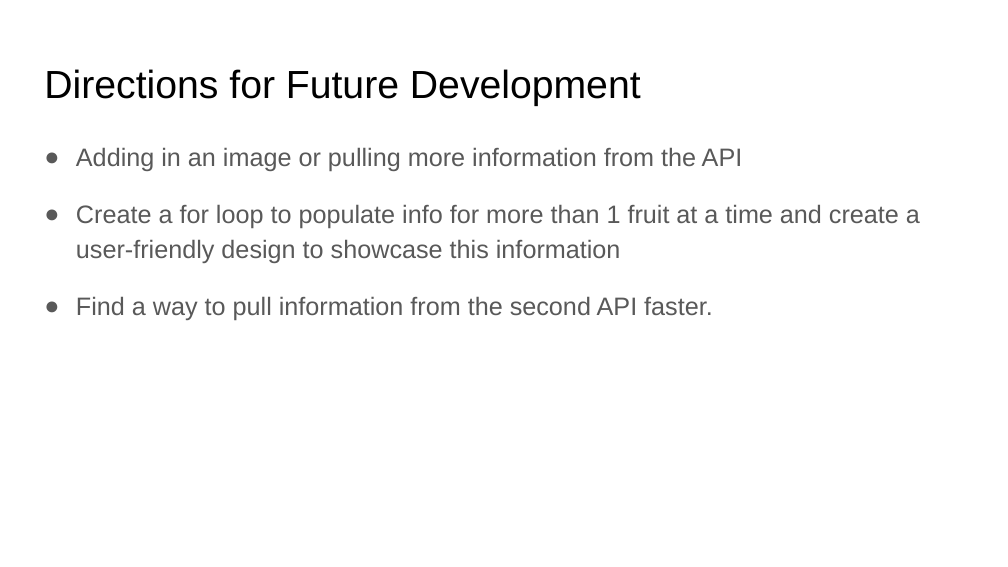
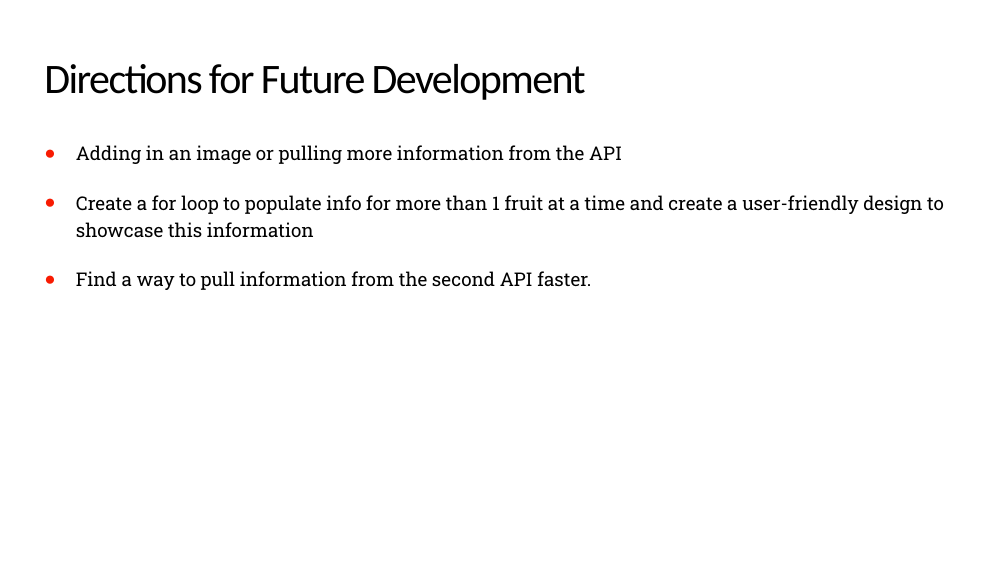
Before and after one commit to KatieThompson704/play-with-your-food, a slide deck: slide 8 of find-my-fruit_project1_HunterKatie.pptx. Drawn at 1008x567 pixels with LibreOffice and Linux fonts; fonts in the diff are those of the drawing. Boxes give left, top, right and bottom in pixels: in the first picture for what was removed or moved away, otherwise in the second. Text is boxed around its words. In the diff, an @@ line names an element or a change of style, - is before the commit and + after.

```diff
--- a/find-my-fruit_project1_HunterKatie.pptx
+++ b/find-my-fruit_project1_HunterKatie.pptx
@@ title "Directions for Future Development" at box(44, 64, 586, 100): size 28 to 30 pt, font Arial to Calibri, letter spacing 0 to -1.1 pt; line spacing 1 to 0.85 @@
@@ text "Adding in an image or ..." at box(76, 145, 944, 290): size 18 to 13.5 pt, font Arial to Roboto Slab, text colour #595959 to #000000; line spacing 1.15 to 1.2; bullet colour #595959 to #F81B02 @@
```
Also in this commit, not shown: 8 other slides changed, 2 other files.
